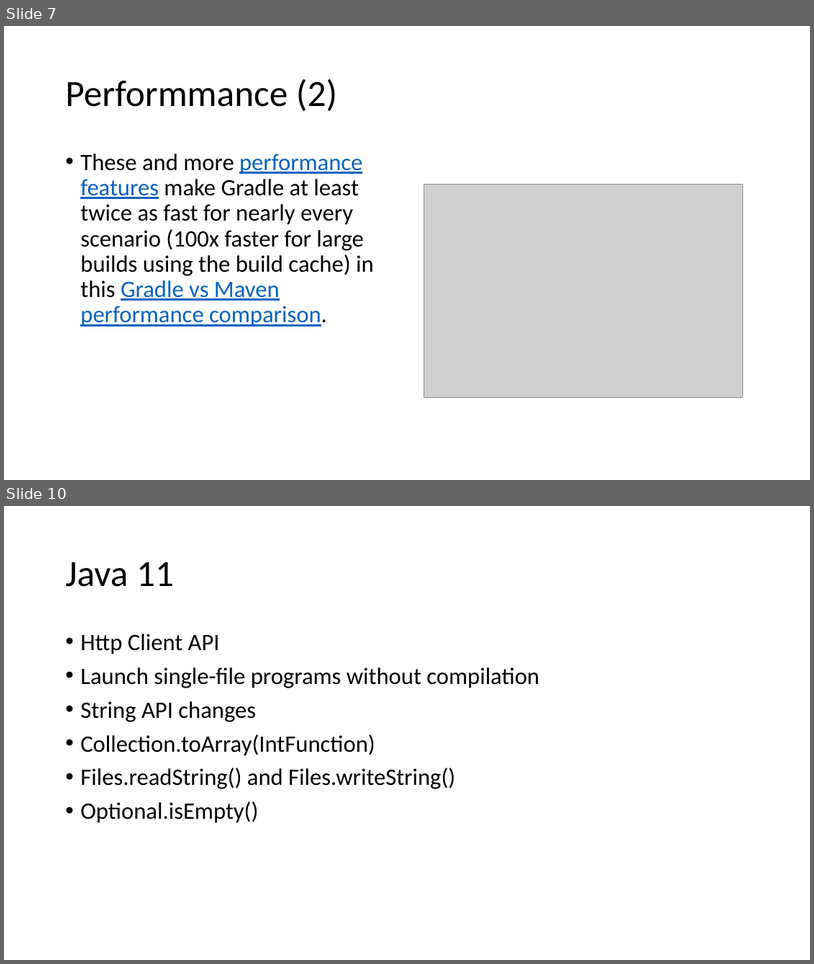
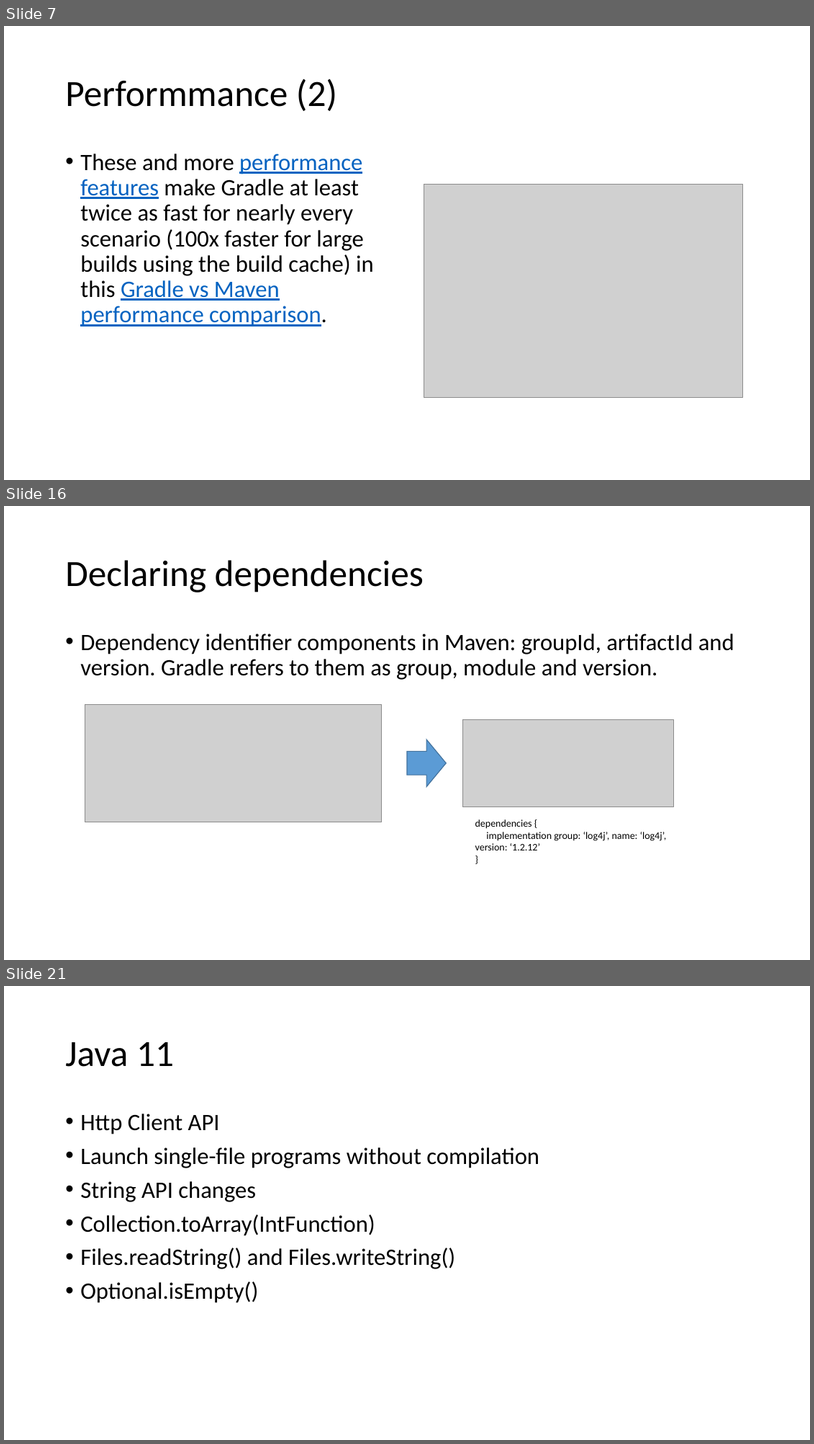
Before and after one commit to dangnh16/timebird-objective, a slide deck: Gradle and java 11.pptx. Shown one above the other, each under a label of ours: slides 7 and 10 before the commit, slides 7, 16 and 21 after it; the slides between them are not shown. The pictures are 814x964 and 814x1444 pixels, drawn with LibreOffice and Linux fonts; fonts in the diff are those of the drawing; grey boxes stand for pictures. Boxes give left, top, right and bottom in pixels: in the first picture for what was removed or moved away, otherwise in the second. Text is boxed around its words. In the diff, an @@ line names an element or a change of style, - is before the commit and + after.

```diff
--- a/Gradle and java 11.pptx
+++ b/Gradle and java 11.pptx
@@ slide 16 added at box(4, 506, 810, 960), background #FFFFFF @@
@@ title added at box(65, 560, 424, 592), 44 pt, text #000000 @@
+Declaring dependencies
@@ text added at box(80, 633, 735, 680), 28 pt, text #000000 @@
+• Dependency identifier components in Maven: groupId, artifactId and version. Gradle refers to them as group, module and version.
@@ picture added at box(85, 704, 382, 822) @@
@@ picture added at box(463, 719, 674, 807) @@
@@ right arrow added at box(407, 739, 447, 787), fill #5B9BD5, outline #43739E 1 pt @@
@@ text added at box(476, 819, 667, 850), 12 pt, text #000000 @@
+dependencies {
+implementation group: ‘log4j’, name: ‘log4j’, version: ‘1.2.12’
+}
@@ what was slide 10 is now slide 21 @@
```
Also in this commit, not shown: 2 slides changed, 12 other slides added.
